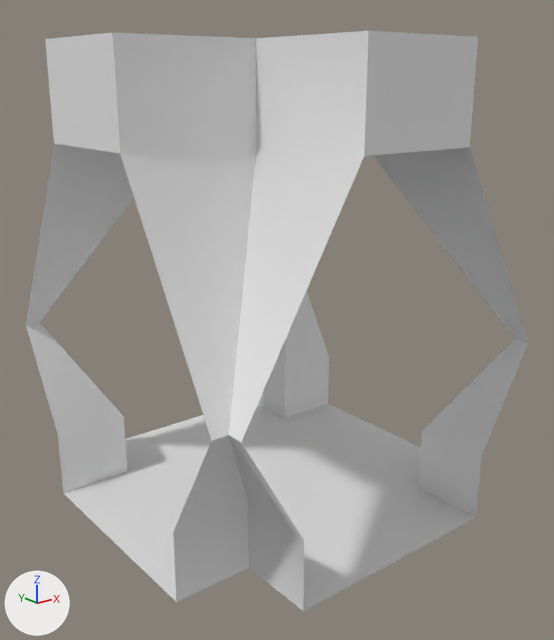
The OBJ model demoScene/modules/assets/corridor-x-junction.obj, before and after one commit.
Rendered twice from a camera (50 mm lens) standing at (-6.14, -7.83, 4.65) and looking at (-0.02, -0.19, 1.6). The lights are fixed; the arrows at lower left show +X, +Y and +Z. Where no turn or scale is listed for an object, it has been applied to the vertices.

The first picture shows 'corridor-x-junction'.
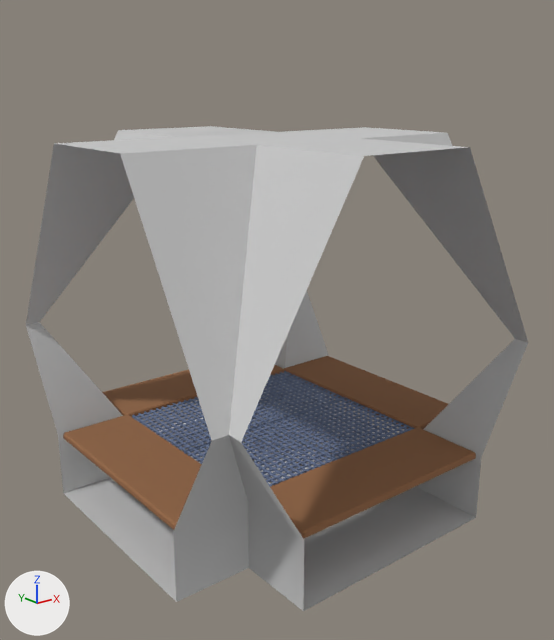
Location of each change, (x1, y1, x2, y2) in pixels of the pictures (554 x 640 px):
'corridor-x-junction', reshaped
    before: (26, 31, 528, 611)
    after: (26, 126, 528, 611)
part 1 of me_corridor_x_junction, added (blue)
    after: (271, 398, 415, 459)
part 2 of me_corridor_x_junction, added (blue)
    after: (253, 371, 344, 424)
part 3 of me_corridor_x_junction, added (blue)
    after: (184, 423, 337, 486)
part 4 of me_corridor_x_junction, added (blue)
    after: (132, 397, 268, 452)
part 5 of me_corridor_x_junction, added (brown)
    after: (63, 414, 202, 530)
part 6 of me_corridor_x_junction, added (brown)
    after: (102, 365, 285, 417)
part 7 of me_corridor_x_junction, added (brown)
    after: (284, 356, 449, 429)
part 8 of me_corridor_x_junction, added (brown)
    after: (270, 427, 476, 539)
part 9 of me_corridor_x_junction, cut back
    before: (45, 31, 478, 156)
    after: (54, 126, 467, 156)
part 10 of me_corridor_x_junction, recoloured
    both: (26, 144, 528, 611)

The edits, one by one:
Material 'floorPlate' (mat_floorplate) is new.
Its base color is (0.302, 0.137, 0.0588) (brown #956745).
Its roughness is 0.9.
Material 'grate' (mat_grate) is new.
Its base color is (0.137, 0.18, 0.298) (blue #677694).
Its roughness is 0.9.
Material 'wall' (mat_wall) is new.
Its base color is (0.588, 0.588, 0.588) (light grey #cacaca).
Its roughness is 0.9.
me_corridor_x_junction is used by ob_corridor_x_junction; location (0.0, 0.0, 0.0).
me_corridor_x_junction had 64 vertices, 100 faces and spanned x -2.5..2.5, y -2.5..2.5, z -0.88..5.08.
me_corridor_x_junction now has 8608 vertices, 15124 faces and spans x -2.5..2.5, y -2.5..2.5, z -0.88..3.96.
me_corridor_x_junction part 1: a new loose piece of 2116 vertices spanning x 0.0..1.45, y -1.47..-0.02, z 0.01..0.03, in mat_grate (blue #687694).
me_corridor_x_junction part 2: a new loose piece of 2116 vertices spanning x -0.01..1.44, y 0.01..1.47, z 0.01..0.03, in mat_grate (blue #687694).
me_corridor_x_junction part 3: a new loose piece of 2116 vertices spanning x -1.47..-0.02, y -1.47..-0.02, z 0.01..0.03, in mat_grate (blue #687694).
me_corridor_x_junction part 4: a new loose piece of 2116 vertices spanning x -1.48..-0.03, y 0.01..1.47, z 0.01..0.03, in mat_grate (blue #687694).
me_corridor_x_junction part 5: a new loose piece of 24 vertices spanning x -2.45..-1.45, y -1.49..1.45, z -0.04..0.06, in mat_floorplate (brown #956845).
me_corridor_x_junction part 6: a new loose piece of 24 vertices spanning x -1.48..1.46, y 1.44..2.44, z -0.04..0.06, in mat_floorplate (brown #956845).
me_corridor_x_junction part 7: a new loose piece of 24 vertices spanning x 1.45..2.45, y -1.45..1.49, z -0.04..0.06, in mat_floorplate (brown #956845).
me_corridor_x_junction part 8: a new loose piece of 24 vertices spanning x -1.46..1.48, y -2.44..-1.44, z -0.04..0.06, in mat_floorplate (brown #956845).
Part 9, on me_corridor_x_junction:
16 vertices are removed from x -2.5..2.5, y -2.5..2.5, z 5.08.
40 faces are deleted.
8 new faces join them, mat_wall (light grey #cacaca).
me_corridor_x_junction part 10: 60 faces spanning x -2.5..2.5, y -2.5..2.5, z -0.88..3.96 switch from no material to mat_wall (light grey #cacaca).
me_corridor_x_junction now uses material mat_grate (blue #677694).
me_corridor_x_junction now uses material mat_floorplate (brown #956745).
